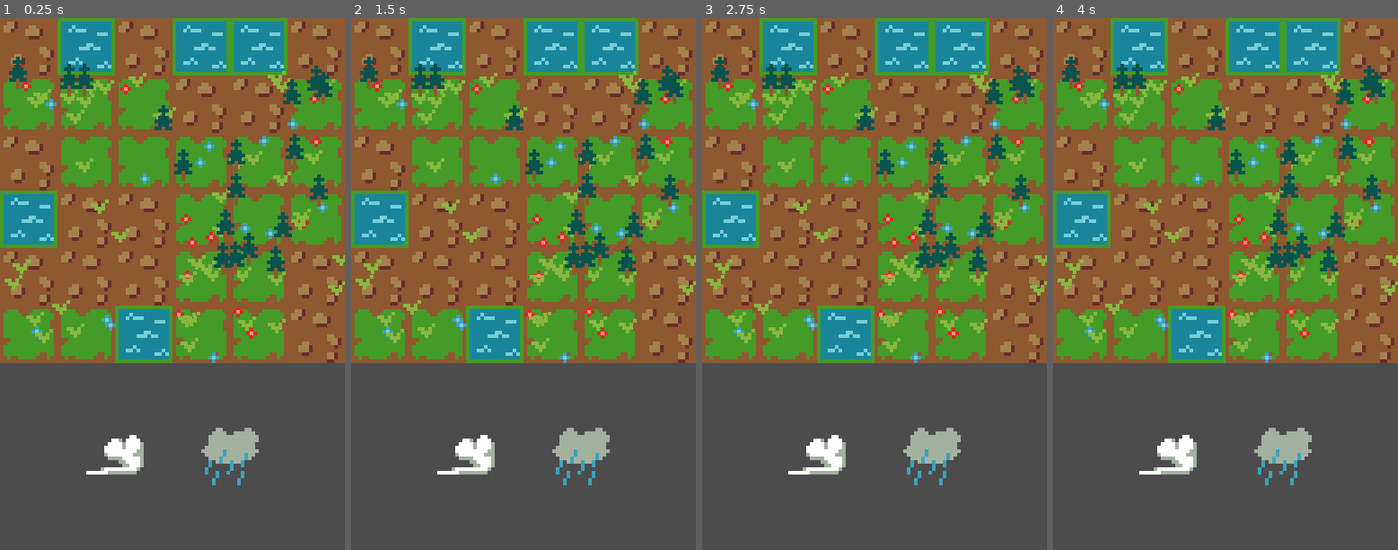
Above: before the commit, frames 1-4 (left to right).
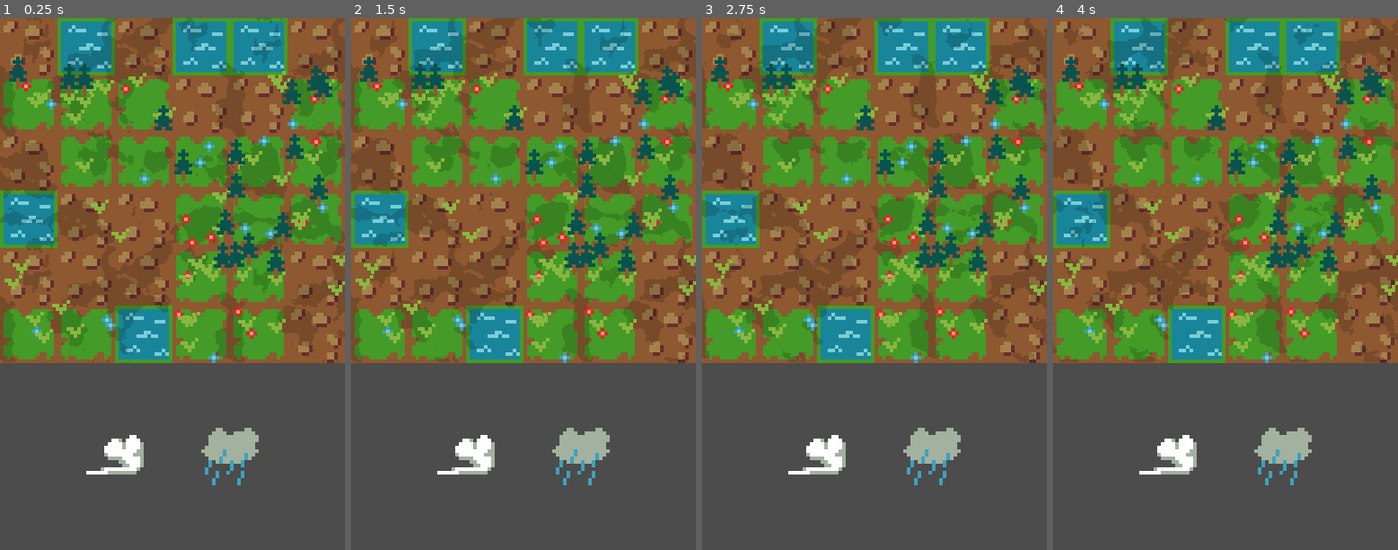
Above: after the commit, the same moments.

Repository: MrBSmith/Haven
Game: Godot game, scene res://Scenes/Garden/Garden.tscn
Same seed, same stepped clock (60 frames per second), same inputs: the game is played once before the commit and once after it. The engine's default icon, where the game draws it, is replaced by a stand-in: a white triangle on a blue panel in a dark square.
Inputs (mouse positions are in pixels of both pictures, inside the frame that each line leads up to):
- Up to frame 1 (0.25 s): no input
- Up to frame 2 (1.5 s): tap Enter (ui_accept) at 0.5, 0.77 s; press the mouse at (523, 284) at 0.53 s; move the mouse to (464, 454) at 1.27 s; release the mouse at (464, 454) at 1.28 s; click (464, 454) at 1.35 s
- Up to frame 3 (2.75 s): tap Enter (ui_accept) at 1.52 s; move the mouse to (933, 454) at 2.02 s; press the mouse at (933, 454) at 2.03 s
- Up to frame 4 (4 s): move the mouse to (1208, 390) at 2.77 s; release the mouse at (1208, 390) at 2.78 s; click (1208, 390) at 2.85 s; tap Enter (ui_accept) at 3.02, 3.77 s; move the mouse to (1329, 363) at 3.52 s; press the mouse at (1329, 363) at 3.53 s

The runs differ from the first frame. In frame 1, 8.6% of the frame differs, in the area x 0-99%, y 0-65%; in frame 2, 8.4%; in frame 3, 8.0%; in frame 4, 7.5%.

Commit message:
Clouds reactive to meteo

Diff:
--- a/Scenes/Garden/Animations.gd
+++ b/Scenes/Garden/Animations.gd
@@ -2,8 +2,9 @@
 
 var lightning_scene = preload("res://Scenes/Projectile/Lightning.tscn")
 
+onready var clouds_node = $Clouds
+
 #### ACCESSORS ####
-
 
 
 #### BUILT-IN ####
@@ -20,6 +21,8 @@
 #### LOGIC ####
 
 func rain_animation(tiles_affected: Array, duration: float):
+	$Clouds.meteo_effect(0.2, 0.87, 1.07, Color.gray)
+	yield($Clouds, "meteo_effect_ready")
 	var anim = RainAnimation.new(tiles_affected, duration)
 	add_child(anim)
 
@@ -31,6 +34,8 @@
 
 
 func sun_animation(tiles_affected: Array, duration: float):
+	$Clouds.meteo_effect(0.05, 1.15, 1.5)
+	yield($Clouds, "meteo_effect_ready")
 	var rect = tile_array_to_rect(tiles_affected)
 	var anim = SunAnimation.new(rect, duration)
 	add_child(anim)
--- a/Scenes/Garden/Garden.gd
+++ b/Scenes/Garden/Garden.gd
@@ -8,6 +8,13 @@
 
 	grid_node.generate_grid()
 	var grid_pxl_size = Globals.get_grid_pixel_size()
+
+	var clouds_node = $Grid/MeteoEffects/Clouds
+	clouds_node.set_position(grid_pxl_size / 2)
+	clouds_node.get_node("CloudShader").set_region(true)
+	clouds_node.get_node("CloudShader").set_region_rect(Rect2(Vector2.ZERO, grid_pxl_size))
+	clouds_node.get_node("ShadowsShader").set_region(true)
+	clouds_node.get_node("ShadowsShader").set_region_rect(Rect2(Vector2.ZERO, grid_pxl_size))
 
 	var hand_space_size = Vector2(Globals.window_width, Globals.window_height - grid_pxl_size.y)
 	hand_node.set_position(Vector2(Globals.window_width / 2, grid_pxl_size.y + hand_space_size.y / 2))
--- a/Scenes/Garden/Garden.tscn
+++ b/Scenes/Garden/Garden.tscn
@@ -7,6 +7,7 @@
 [ext_resource path="res://Asset/Fonts/BoldCapsPixel.ttf" type="DynamicFontData" id=5]
 [ext_resource path="res://Scenes/DebugPanel/DebugPanel.gd" type="Script" id=6]
 [ext_resource path="res://Scenes/Garden/Animations.gd" type="Script" id=7]
+[ext_resource path="res://Scenes/VFX/Clouds/Clouds.tscn" type="PackedScene" id=8]
 
 [sub_resource type="RectangleShape2D" id=1]
 
@@ -51,8 +52,11 @@
 "_edit_lock_": true
 }
 
-[node name="Animations" type="YSort" parent="Grid"]
+[node name="MeteoEffects" type="YSort" parent="Grid"]
 script = ExtResource( 7 )
+
+[node name="Clouds" parent="Grid/MeteoEffects" instance=ExtResource( 8 )]
+position = Vector2( 47.7209, 32.5847 )
 
 [node name="DebugPanel" type="CanvasLayer" parent="Grid"]
 layer = 9
--- a/Scenes/Plants/Trees/Tree.gd
+++ b/Scenes/Plants/Trees/Tree.gd
@@ -17,8 +17,6 @@
 
 	add_to_group("Tree")
 	var _err = $StatesMachine.connect("state_changed", self, "_on_state_changed")
-
-
 
 #### LOGIC ####
 
@@ -73,8 +71,10 @@
 
 
 func die():
-	remove_from_group("Plant")
-	remove_from_group("Tree")
+	if is_in_group("Plant"):
+	 remove_from_group("Plant")
+	if is_in_group("Tree"):
+		remove_from_group("Tree")
 	queue_free()
 
 
--- /dev/null
+++ b/Scenes/VFX/Clouds/CloudNoise.tres
@@ -0,0 +1,14 @@
+[gd_resource type="NoiseTexture" load_steps=2 format=2]
+
+[sub_resource type="OpenSimplexNoise" id=1]
+seed = 4
+octaves = 6
+period = 141.5
+persistence = 0.475
+lacunarity = 2.54
+
+[resource]
+width = 1000
+height = 1000
+seamless = true
+noise = SubResource( 1 )
--- /dev/null
+++ b/Scenes/VFX/Clouds/Clouds.gd
@@ -0,0 +1,100 @@
+extends Node2D
+
+const TRANSITION_TIME : float = 1.5
+
+onready var tween_node = $Tween
+onready var cloud_shader = $CloudShader.get_material()
+onready var shadow_shader = $ShadowsShader.get_material()
+
+onready var first_threshold_default = cloud_shader.get_shader_param("first_threshold")
+onready var sec_threshold_default = cloud_shader.get_shader_param("second_threshold")
+onready var opacity_default = cloud_shader.get_shader_param("opacity")
+onready var first_color_default = cloud_shader.get_shader_param("first_color")
+onready var sec_color_default = cloud_shader.get_shader_param("second_color")
+
+signal meteo_effect_ready
+
+
+#### ACCESSORS ####
+
+
+
+#### BUILT-IN ####
+
+func _ready():
+	var _err = $Timer.connect("timeout", self, "_on_timer_timeout")
+
+
+#### LOGIC ####
+
+func meteo_effect(opacity: float, first_thres: float, sec_thres: float,\
+ first_color: Color = first_color_default , sec_color: Color = sec_color_default):
+
+	tween_node.interpolate_property(cloud_shader, "shader_param/opacity",
+		opacity_default, opacity, TRANSITION_TIME,
+		Tween.TRANS_LINEAR, Tween.EASE_IN_OUT)
+
+	tween_node.interpolate_property(shadow_shader, "shader_param/first_threshold",
+		first_threshold_default, first_thres, TRANSITION_TIME,
+		Tween.TRANS_LINEAR, Tween.EASE_IN_OUT)
+
+	tween_node.interpolate_property(cloud_shader, "shader_param/first_threshold",
+		first_threshold_default, first_thres, TRANSITION_TIME,
+		Tween.TRANS_LINEAR, Tween.EASE_IN_OUT)
+
+	tween_node.interpolate_property(cloud_shader, "shader_param/second_threshold",
+		sec_threshold_default, sec_thres, TRANSITION_TIME,
+		Tween.TRANS_LINEAR, Tween.EASE_IN_OUT)
+
+	tween_node.interpolate_property(cloud_shader, "shader_param/first_color",
+		first_color_default, first_color, TRANSITION_TIME,
+		Tween.TRANS_LINEAR, Tween.EASE_IN_OUT)
+
+	tween_node.interpolate_property(cloud_shader, "shader_param/second_color",
+		sec_color_default, sec_color, TRANSITION_TIME,
+		Tween.TRANS_LINEAR, Tween.EASE_IN_OUT)
+
+	tween_node.start()
+
+	yield(tween_node, "tween_all_completed")
+	emit_signal("meteo_effect_ready")
+	$Timer.start()
+
+
+
+func reset_to_default():
+	tween_node.interpolate_property(shadow_shader, "shader_param/first_threshold",
+		shadow_shader.get_shader_param("first_threshold"), first_threshold_default, TRANSITION_TIME,
+		Tween.TRANS_LINEAR, Tween.EASE_IN_OUT)
+
+	tween_node.interpolate_property(cloud_shader, "shader_param/opacity",
+		cloud_shader.get_shader_param("opacity"), opacity_default, TRANSITION_TIME,
+		Tween.TRANS_LINEAR, Tween.EASE_IN_OUT)
+
+	tween_node.interpolate_property(cloud_shader, "shader_param/second_threshold",
+		cloud_shader.get_shader_param("second_threshold"), sec_threshold_default, TRANSITION_TIME,
+		Tween.TRANS_LINEAR, Tween.EASE_IN_OUT)
+
+	tween_node.interpolate_property(cloud_shader, "shader_param/first_threshold",
+		cloud_shader.get_shader_param("first_threshold"), first_threshold_default, TRANSITION_TIME,
+		Tween.TRANS_LINEAR, Tween.EASE_IN_OUT)
+
+	tween_node.interpolate_property(cloud_shader, "shader_param/second_color",
+		cloud_shader.get_shader_param("second_color"), sec_color_default, TRANSITION_TIME,
+		Tween.TRANS_LINEAR, Tween.EASE_IN_OUT)
+
+	tween_node.start()
+
+
+#### VIRTUALS ####
+
+
+
+#### INPUTS ####
+
+
+
+#### SIGNAL RESPONSES ####
+
+func _on_timer_timeout():
+	reset_to_default()
--- /dev/null
+++ b/Scenes/VFX/Clouds/Clouds.tscn
@@ -0,0 +1,117 @@
+[gd_scene load_steps=8 format=2]
+
+[ext_resource path="res://icon.png" type="Texture" id=1]
+[ext_resource path="res://Scenes/VFX/Clouds/CloudNoise.tres" type="Texture" id=2]
+[ext_resource path="res://Scenes/VFX/Clouds/Clouds.gd" type="Script" id=3]
+
+[sub_resource type="Shader" id=3]
+code = "shader_type canvas_item;
+
+uniform sampler2D noiseTexture;
+uniform float speed : hint_range(0.0, 1.0) = 0.1;
+uniform float first_threshold : hint_range(0.0, 2.0) = 0.1;
+uniform float second_threshold : hint_range(0.0, 2.0) = 0.2;
+uniform float fluffiness : hint_range(0.0, 2.0) = 0.1;
+uniform float opacity : hint_range(0.0, 1.0) = 1.0;
+
+uniform vec4 first_color : hint_color = vec4(1.0, 1.0, 1.0, 1.0);
+uniform vec4 second_color : hint_color = vec4(1.0, 1.0, 1.0, 1.0);
+
+void fragment() {
+	// Mixing two time-shifted textures to create fluffiness
+	vec4 noise1 = texture(noiseTexture, mod(UV + TIME * 2.5 * speed / 10.0, 0.0));
+	vec4 noise2 = texture(noiseTexture, mod(UV + TIME * (2.5 + fluffiness * 3.0) * speed / 10.0, 0.0));
+	vec4 combinedNoise = noise1 + noise2;
+
+	if (combinedNoise.r < first_threshold) {
+		COLOR.a = 0.0;
+	}
+	else {
+		if (combinedNoise.r < second_threshold){
+			COLOR = first_color;
+		} else {
+			COLOR = second_color;
+		}
+		COLOR.a = opacity;
+	}
+}
+"
+custom_defines = ""
+
+[sub_resource type="ShaderMaterial" id=2]
+shader = SubResource( 3 )
+shader_param/speed = 0.1
+shader_param/first_threshold = 0.985
+shader_param/second_threshold = 1.354
+shader_param/fluffiness = 0.428
+shader_param/opacity = 0.0
+shader_param/first_color = Color( 1, 1, 1, 1 )
+shader_param/second_color = Color( 0.380392, 0.380392, 0.415686, 1 )
+shader_param/noiseTexture = ExtResource( 2 )
+
+[sub_resource type="Shader" id=4]
+code = "shader_type canvas_item;
+
+uniform sampler2D noiseTexture;
+uniform float speed : hint_range(0.0, 1.0) = 0.1;
+uniform float first_threshold : hint_range(0.0, 2.0) = 0.1;
+uniform float second_threshold : hint_range(0.0, 2.0) = 0.2;
+uniform float fluffiness : hint_range(0.0, 2.0) = 0.1;
+uniform float opacity : hint_range(0.0, 1.0) = 1.0;
+
+uniform vec2 offset = vec2(0.0, 0.0);
+
+uniform vec4 first_color : hint_color = vec4(1.0, 1.0, 1.0, 1.0);
+uniform vec4 second_color : hint_color = vec4(1.0, 1.0, 1.0, 1.0);
+
+void fragment() {
+	// Mixing two time-shifted textures to create fluffiness
+	vec4 noise1 = texture(noiseTexture, mod(UV + offset + TIME * 2.5 * speed / 10.0, 0.0));
+	vec4 noise2 = texture(noiseTexture, mod(UV + offset + TIME * (2.5 + fluffiness * 3.0) * speed / 10.0, 0.0));
+	vec4 combinedNoise = noise1 + noise2;
+
+	if (combinedNoise.r < first_threshold) {
+		COLOR.a = 0.0;
+	}
+	else {
+		if (combinedNoise.r < second_threshold){
+			COLOR = first_color;
+		} else {
+			COLOR = second_color;
+		}
+		COLOR.a = opacity;
+	}
+}
+"
+custom_defines = ""
+
+[sub_resource type="ShaderMaterial" id=5]
+shader = SubResource( 4 )
+shader_param/speed = 0.05
+shader_param/first_threshold = 1.057
+shader_param/second_threshold = 1.354
+shader_param/fluffiness = 0.428
+shader_param/opacity = 0.162
+shader_param/offset = Vector2( 0.038, 0.138 )
+shader_param/first_color = Color( 0, 0, 0, 1 )
+shader_param/second_color = Color( 0.403922, 0.407843, 0.513726, 1 )
+shader_param/noiseTexture = ExtResource( 2 )
+
+[node name="Clouds" type="Node2D"]
+script = ExtResource( 3 )
+
+[node name="CloudShader" type="Sprite" parent="."]
+material = SubResource( 2 )
+z_index = 999
+texture = ExtResource( 1 )
+
+[node name="ShadowsShader" type="Sprite" parent="."]
+material = SubResource( 5 )
+position = Vector2( 0, -0.148651 )
+texture = ExtResource( 1 )
+
+[node name="Tween" type="Tween" parent="."]
+
+[node name="Timer" type="Timer" parent="."]
+wait_time = 2.5
+one_shot = true
Not shown: 1 places in Scenes/Garden/Garden.tscn that only renumber resources
